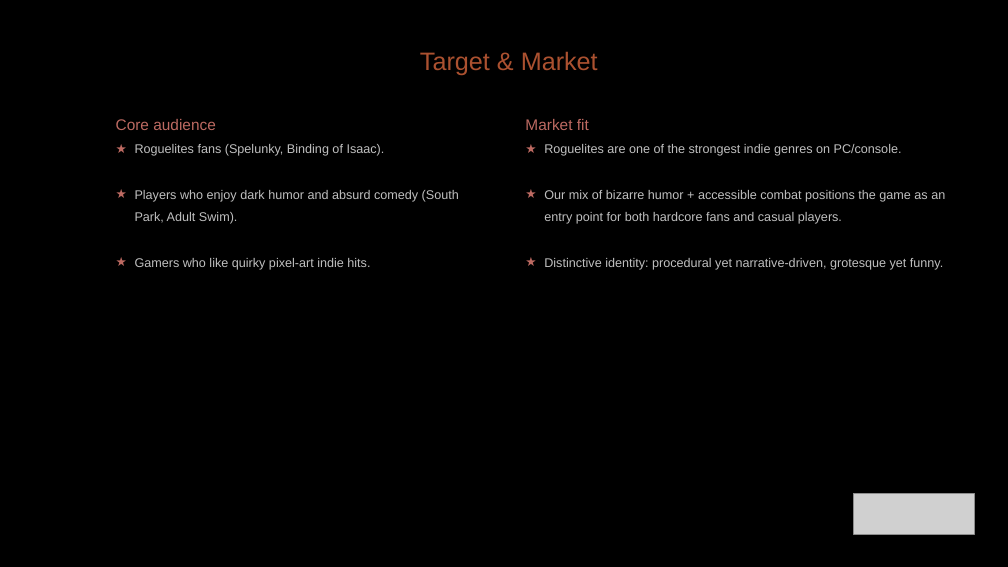
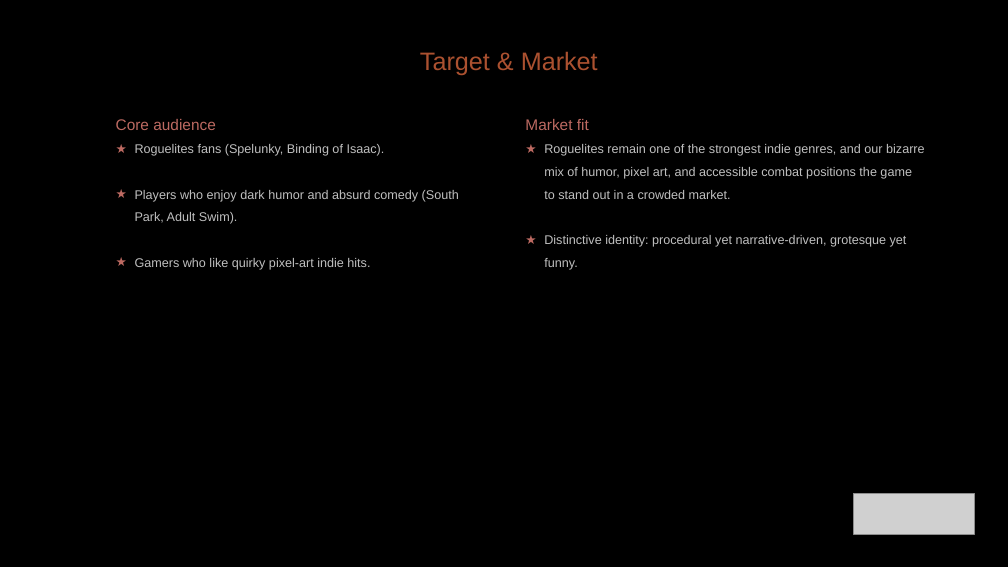
Before and after one commit to diegohcanepa/Remizione, a slide deck: slide 4 of Pitch Deck.pptx. Drawn at 1008x567 pixels with LibreOffice and Linux fonts; fonts in the diff are those of the drawing; grey boxes stand for pictures; background and template pictures are left out. Boxes give left, top, right and bottom in pixels: in the first picture for what was removed or moved away, otherwise in the second. Text is boxed around its words. In the diff, an @@ line names an element or a change of style, - is before the commit and + after.

```diff
--- a/Pitch Deck.pptx
+++ b/Pitch Deck.pptx
@@ text at <box>544,144,925,199</box>: text changed @@
-★ Roguelites are one of the strongest indie genres on PC/console.
-★ Our mix of bizarre humor + accessible combat positions the game as an entry point for both hardcore fans and casual players.
+★ Roguelites remain one of the strongest indie genres, and our bizarre mix of humor, pixel art, and accessible combat positions the game to stand out in a crowded market.
```
Also in this commit, not shown: 6 other slides changed, 51 other files.
